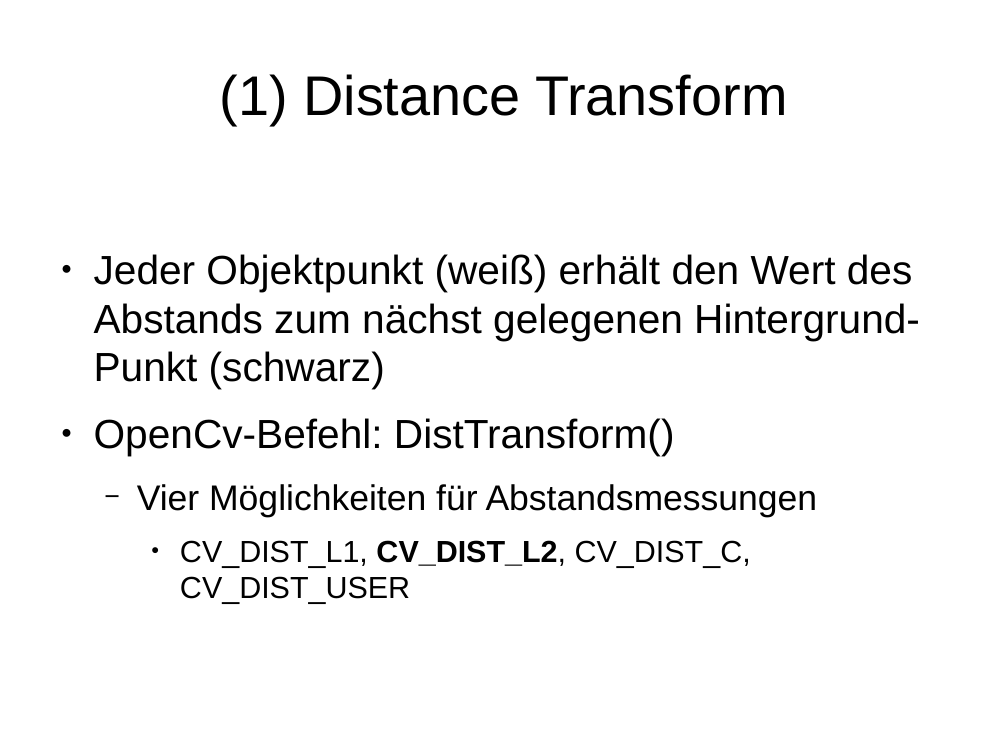
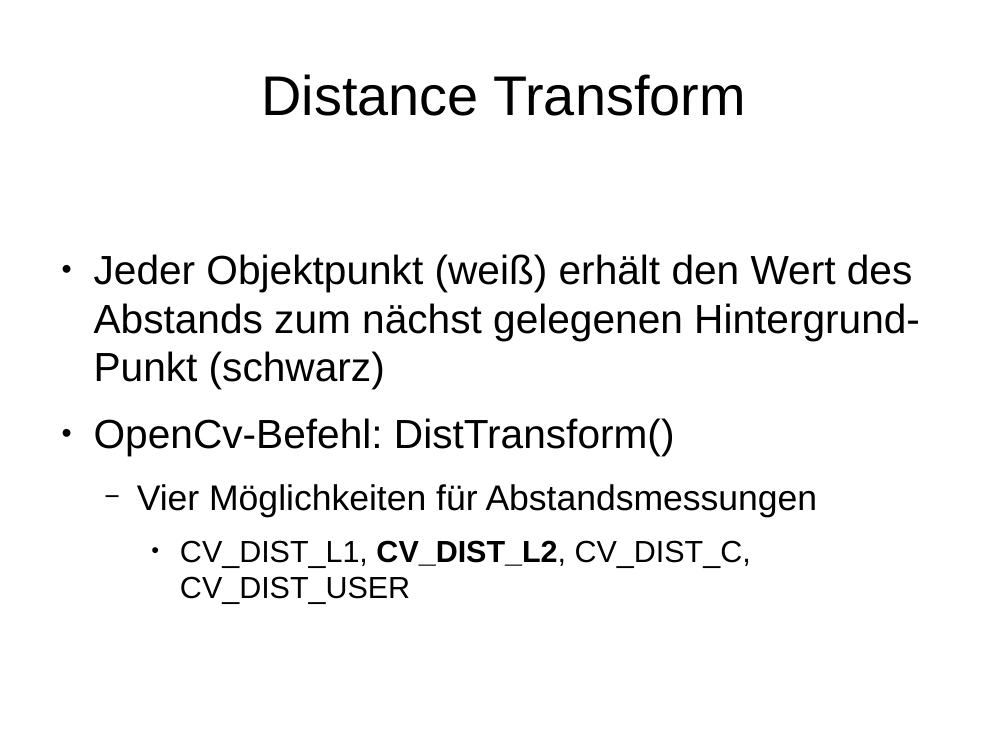
Before and after one commit to sandrellaella/bildverarbeitung, a slide deck: slide 4 of docs/Zwischenstand_1272012.odp (slide 5 before the commit). Drawn at 1008x756 pixels with LibreOffice and Linux fonts; fonts in the diff are those of the drawing. Boxes give left, top, right and bottom in pixels: in the first picture for what was removed or moved away, otherwise in the second. Text is boxed around its words. In the diff, an @@ line names an element or a change of style, - is before the commit and + after.

```diff
--- a/docs/Zwischenstand_1272012.odp
+++ b/docs/Zwischenstand_1272012.odp
@@ title at <box>262,74,745,116</box>: text changed @@
-(1) Distance Transform
+Distance Transform
```
Also in this commit, not shown: 8 other slides changed, 5 slides added, 2 slides removed, 1 other file.
